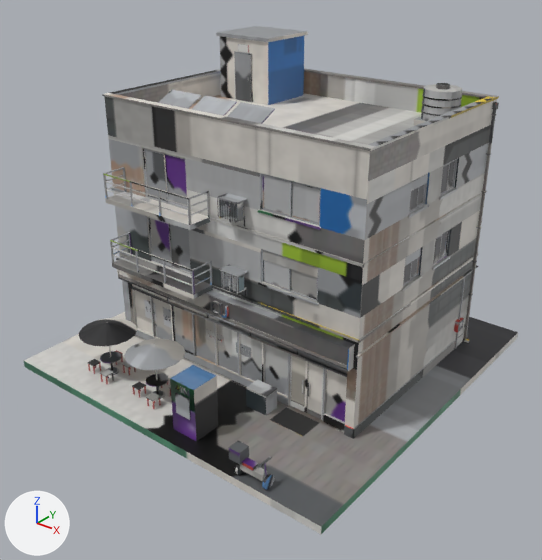
What one commit did to the FBX model cs2_ilsan/CS2Assets/IlsanCU/IlsanCU.fbx.
One viewpoint serves both versions: a camera (50 mm lens) standing at (18.03, -23.12, 17.54) and looking at (0.44, -1.12, 3.9). Lighting does not change. The marker at lower left points along +X, +Y and +Z. The picture after the commit comes second. Where no turn or scale is listed for an object, it has been applied to the vertices.

Before the edit, the objects in view are built like this:
```python
me_ilsancu = bpy.data.meshes.new('IlsanCU')
me_ilsancu.from_pydata(...)  # 8878 vertices, 13800 faces; spans x -7.9..7.9, y -7.9..7.9, z -0.3..12.9
me_ilsancu.materials.append(mat_ilsancu)
ob_ilsancu = bpy.data.objects.new('IlsanCU', me_ilsancu)
ob_ilsancu.location = (0.0, 0.0, 0.0)
```
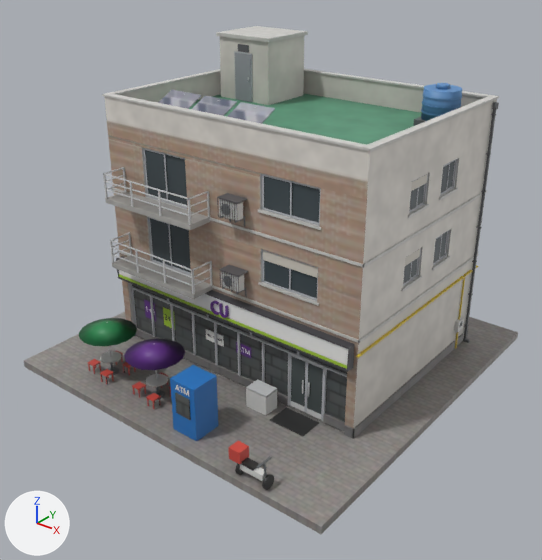
What differs and where, as boxes (x1, y1, x2, y2) in the pictures (542 x 560 px):
part 1 of me_ilsancu, reshaped: before (207, 303, 249, 354); after (208, 301, 250, 355)
part 2 of me_ilsancu, surface changed: (24, 26, 518, 534) in both

The change in detail:
me_ilsancu is used by ob_ilsancu; location (0.0, 0.0, 0.0).
me_ilsancu had 8878 vertices, 13800 faces and spanned x -7.9..7.9, y -7.9..7.9, z -0.3..12.9.
me_ilsancu now has 10698 vertices, 16534 faces and spans x -7.9..7.9, y -7.9..7.9, z -0.3..12.9.
me_ilsancu part 1: 462 vertices moved within x -1.2..1.0, y -3.9..-3.3, z 1.5..3.8; 1348 vertices added at x -1.2..1.1, y -3.9..-3.3, z 1.5..3.8.
me_ilsancu part 2: 7934 kept faces spanning x -7.9..7.9, y -7.9..7.9, z -0.3..12.9 get new texture (UV) coordinates.
Other edits to the shape of me_ilsancu do not show in these pictures.
